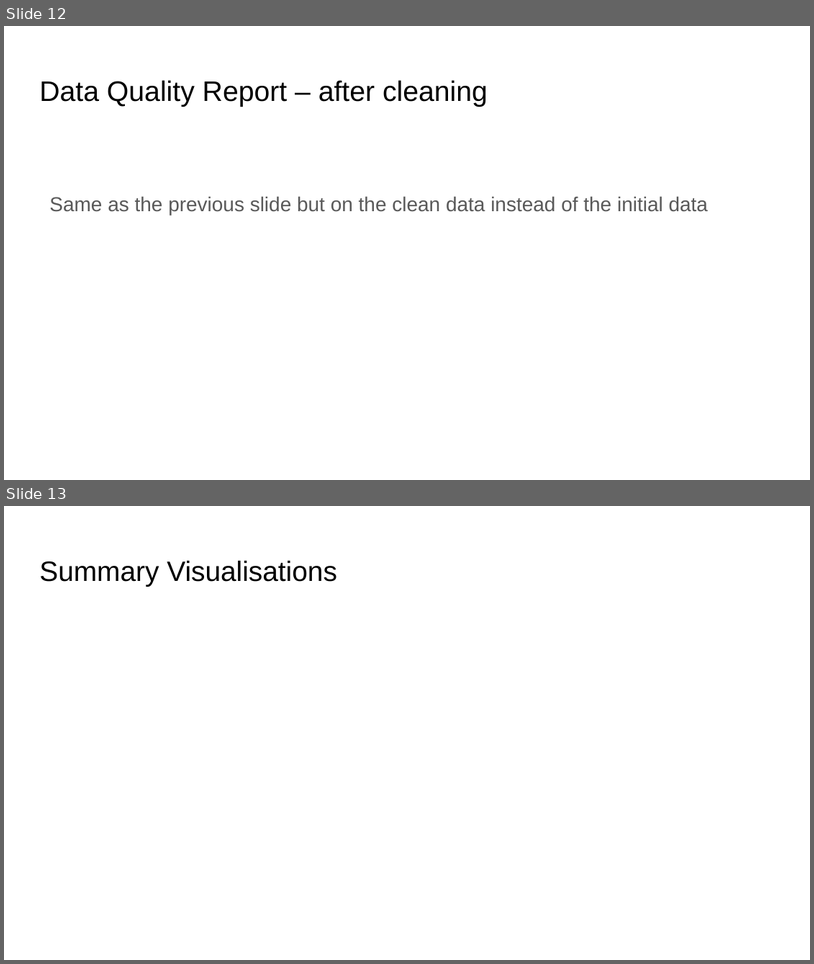
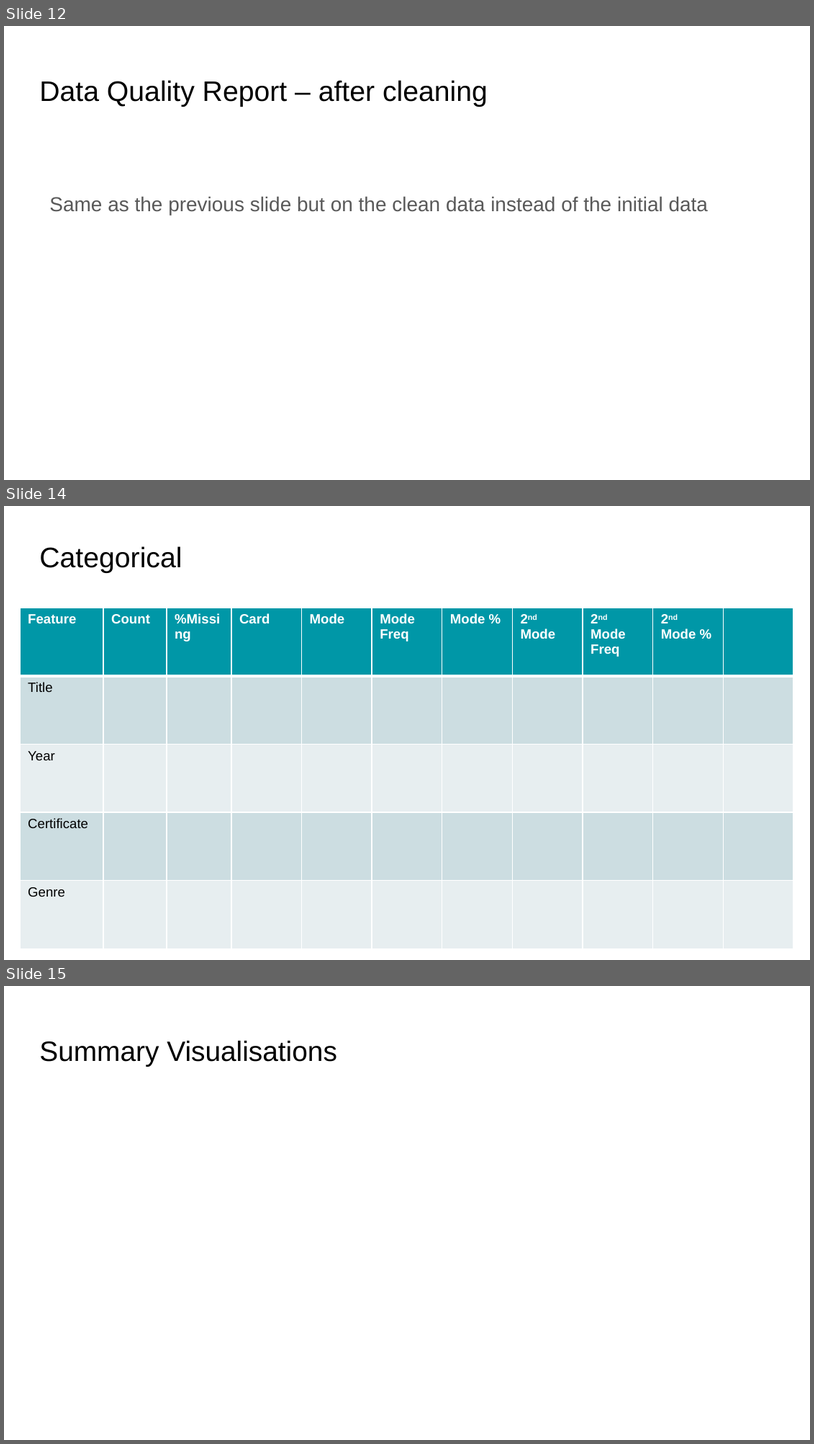
Before and after one commit to amelka800/Data-CA, a slide deck: Data Exploration CA Template 2026.pptx. Shown one above the other, each under a label of ours: slides 12 and 13 before the commit, slides 12, 14 and 15 after it; the slides between them are not shown. The pictures are 814x964 and 814x1444 pixels, drawn with LibreOffice and Linux fonts; fonts in the diff are those of the drawing. Boxes give left, top, right and bottom in pixels: in the first picture for what was removed or moved away, otherwise in the second. Text is boxed around its words. In the diff, an @@ line names an element or a change of style, - is before the commit and + after.

```diff
--- a/Data Exploration CA Template 2026.pptx
+++ b/Data Exploration CA Template 2026.pptx
@@ slide 14 added at (x1=4, y1=506, x2=810, y2=960), background #FFFFFF @@
@@ title added at (x1=39, y1=546, x2=182, y2=573), 25.2 pt, text #000000 @@
+Categorical
@@ table added at (x1=20, y1=608, x2=793, y2=949), 5 rows, 11 columns @@
+Feature | Count | %Missing | Card | Mode | Mode Freq | Mode % | 2nd Mode | 2nd Mode Freq | 2nd Mode % | 
+Title |  |  |  |  |  |  |  |  |  | 
+Year |  |  |  |  |  |  |  |  |  | 
+Certificate |  |  |  |  |  |  |  |  |  | 
+Genre |  |  |  |  |  |  |  |  |  | 
@@ what was slide 13 is now slide 15 @@
```
Also in this commit, not shown: 1 slide changed, 1 other slide added, 1 other file.
